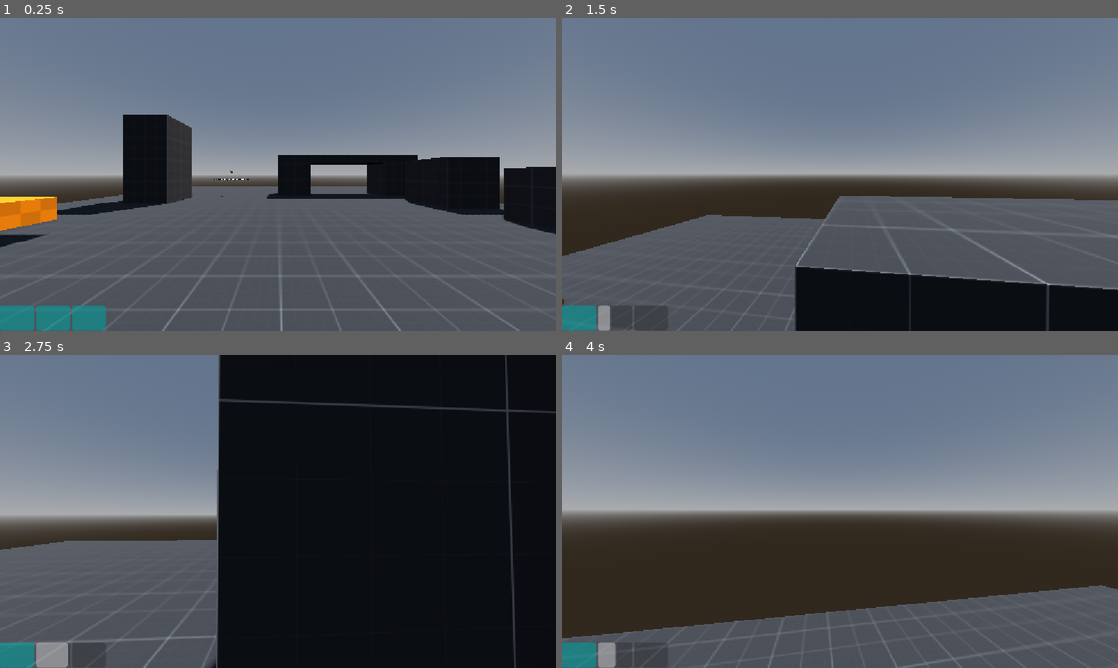
Above: before the commit, frames 1-4 (two rows, left to right).
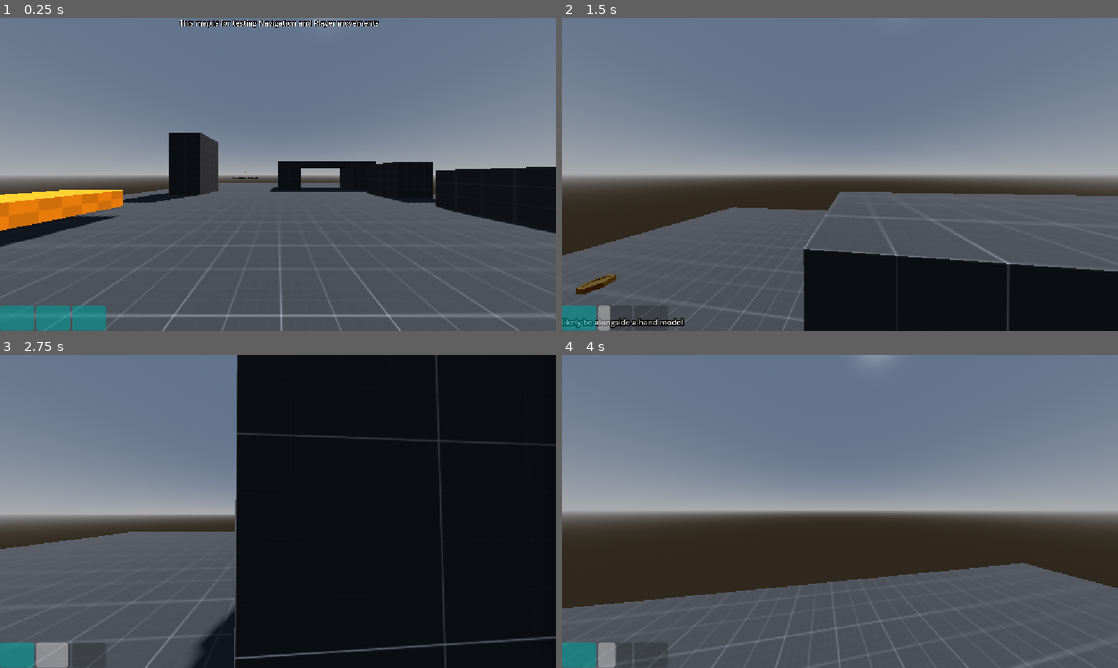
Above: after the commit, the same moments.

Repository: mensiamondher-coder/pfems
Game: Godot game, scene res://maps/prototype/prototype_level.tscn
Two runs of this game, one before a commit and one after it. Both use one fixed random seed, a clock stepped at 60 frames per second and the inputs below.
Inputs (mouse positions are in pixels of both pictures, inside the frame that each line leads up to):
- Up to frame 1 (0.25 s): no input
- Up to frame 2 (1.5 s): move the mouse to (867, 174) at 0.52 s; hold W (move_forward) from 0.53 s (still down); tap Shift (dash) at 0.6, 1.35 s; tap Space (jump) at 0.77 s; move the mouse to (812, 174) at 1.27 s
- Up to frame 3 (2.75 s): keep holding W (move_forward); tap Space (jump) at 1.52 s; move the mouse to (289, 505) at 2.02 s; tap Shift (dash) at 2.1 s
- Up to frame 4 (4 s): keep holding W (move_forward); move the mouse to (834, 517) at 2.77 s; tap Shift (dash) at 2.85, 3.6 s; tap Space (jump) at 3.02, 3.77 s; move the mouse to (878, 514) at 3.52 s

The runs differ from the first frame. In frame 1, 10% of the frame differs, in the area x 0-100%, y 0-96%; in frame 2, 6.1%; in frame 3, 5.8%; in frame 4, 9.2%.

Commit message:
Removed the FOV distortion to fix it later

Diff:
--- a/Player/player.gd
+++ b/Player/player.gd
@@ -51,7 +51,6 @@
 # ── Node References ──────────────────────────────────────────────────────────
 
 @onready var camera: Camera3D = $Camera3D
-@onready var animation_player: AnimationPlayer = $AnimationPlayer
 
 
 # ── Built-in Callbacks ──────────────────────────────────────────────────────
@@ -193,7 +192,6 @@
 	# 3. Animate the global_position to the target
 
 	tween.tween_property(self, "global_position", stop_position + (Vector3.DOWN * correction_offset) , dash_duration)
-	animation_player.play("dash")
 	# 4. Turn physics back on when the dash finishes
 
 	tween.finished.connect(func():
--- a/Player/player.tscn
+++ b/Player/player.tscn
@@ -18,43 +18,6 @@
 [sub_resource type="CapsuleShape3D" id="CapsuleShape3D_l8h54"]
 height = 1.625
 
-[sub_resource type="Animation" id="Animation_4ntmi"]
-length = 0.001
-tracks/0/type = "value"
-tracks/0/imported = false
-tracks/0/enabled = true
-tracks/0/path = NodePath("Camera3D:fov")
-tracks/0/interp = 1
-tracks/0/loop_wrap = true
-tracks/0/keys = {
-"times": PackedFloat32Array(0),
-"transitions": PackedFloat32Array(1),
-"update": 0,
-"values": [90.0]
-}
-
-[sub_resource type="Animation" id="Animation_btcbx"]
-resource_name = "dash"
-length = 0.19999999999999998
-tracks/0/type = "value"
-tracks/0/imported = false
-tracks/0/enabled = true
-tracks/0/path = NodePath("Camera3D:fov")
-tracks/0/interp = 1
-tracks/0/loop_wrap = true
-tracks/0/keys = {
-"times": PackedFloat32Array(0, 0.2),
-"transitions": PackedFloat32Array(1, 1),
-"update": 0,
-"values": [110.0, 90.0]
-}
-
-[sub_resource type="AnimationLibrary" id="AnimationLibrary_gwnis"]
-_data = {
-&"RESET": SubResource("Animation_4ntmi"),
-&"dash": SubResource("Animation_btcbx")
-}
-
 [node name="Player" type="CharacterBody3D" unique_id=143983222]
 script = ExtResource("1_player")
 move_speed = 3.5
@@ -73,7 +36,7 @@
 
 [node name="Camera3D" type="Camera3D" parent="." unique_id=1479434620]
 transform = Transform3D(1, 0, 0, 0, 1, 0, 0, 0, 1, 0, 1.3184043, 0)
-fov = 90.0
+fov = 110.0
 
 [node name="UI" type="Control" parent="Camera3D" unique_id=1765828890]
 layout_mode = 3
@@ -120,6 +83,3 @@
 shape = SubResource("CapsuleShape3D_l8h54")
 target_position = Vector3(0, 0, 0)
 script = ExtResource("2_4ntmi")
-
-[node name="AnimationPlayer" type="AnimationPlayer" parent="." unique_id=1973269213]
-libraries/ = SubResource("AnimationLibrary_gwnis")
--- a/Player/staminabar.gd
+++ b/Player/staminabar.gd
@@ -12,7 +12,7 @@
 
 
 # Called every frame. 'delta' is the elapsed time since the previous frame.
-func _process(delta: float) -> void:
+func _process(_delta: float) -> void:
 	if staminabar_1.value == staminabar_1.max_value:
 		staminabar_1.modulate = Color(0.0, 0.859, 0.839, 1.0)
 	else:
